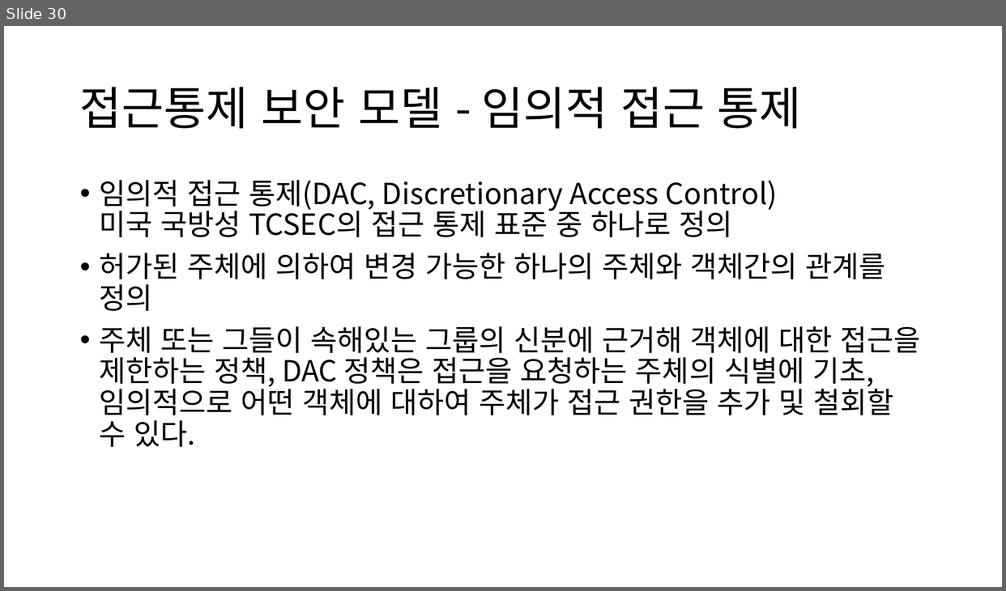
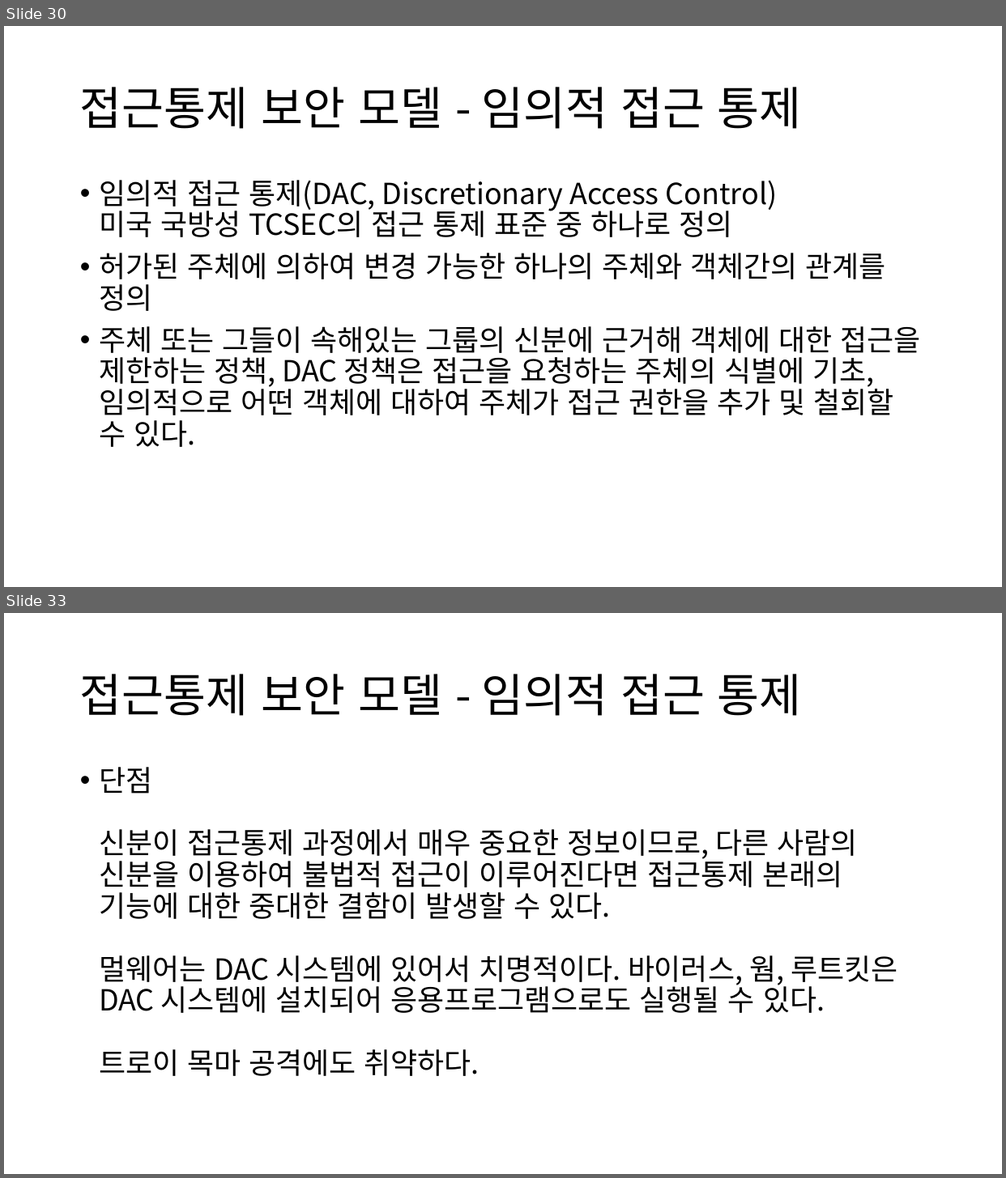
Before and after one commit to YJLII/Security, a slide deck: 정보보호론 Part 03 접근통제.pptx. Shown one above the other, each under a label of ours: slide 30 before the commit, slides 30 and 33 after it; the slides between them are not shown. The pictures are 1006x591 and 1006x1178 pixels, drawn with LibreOffice and Linux fonts; fonts in the diff are those of the drawing. Boxes give left, top, right and bottom in pixels: in the first picture for what was removed or moved away, otherwise in the second. Text is boxed around its words. In the diff, an @@ line names an element or a change of style, - is before the commit and + after.

```diff
--- a/정보보호론 Part 03 접근통제.pptx
+++ b/정보보호론 Part 03 접근통제.pptx
@@ slide 33 added at bbox=[4, 613, 1002, 1174], background #FFFFFF @@
@@ title added at bbox=[80, 674, 802, 716], 44 pt, text #000000 @@
+접근통제 보안 모델 - 임의적 접근 통제
@@ text added at bbox=[99, 767, 897, 1076], 28 pt, text #000000 @@
+• 단점
+  신분이 접근통제 과정에서 매우 중요한 정보이므로, 다른 사람의 신분을 이용하여 불법적 접근이 이루어진다면 접근통제 본래의 기능에 대한 중대한 결함이 발생할 수 있다.
+  멀웨어는 DAC 시스템에 있어서 치명적이다. 바이러스, 웜, 루트킷은 DAC 시스템에 설치되어 응용프로그램으로도 실행될 수 있다.
+  트로이 목마 공격에도 취약하다.
```
Also in this commit, not shown: 1 slide changed, 7 other slides added.
